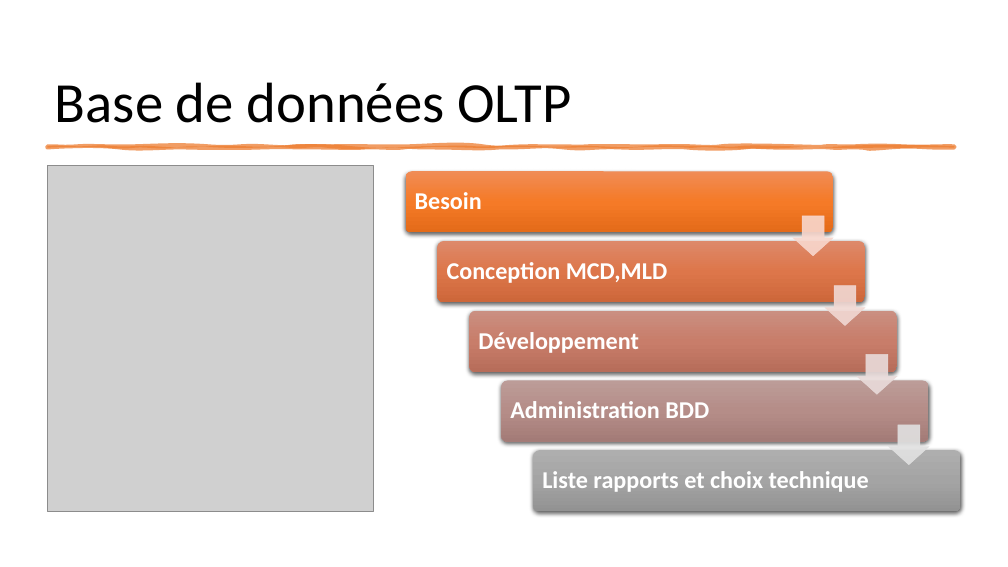
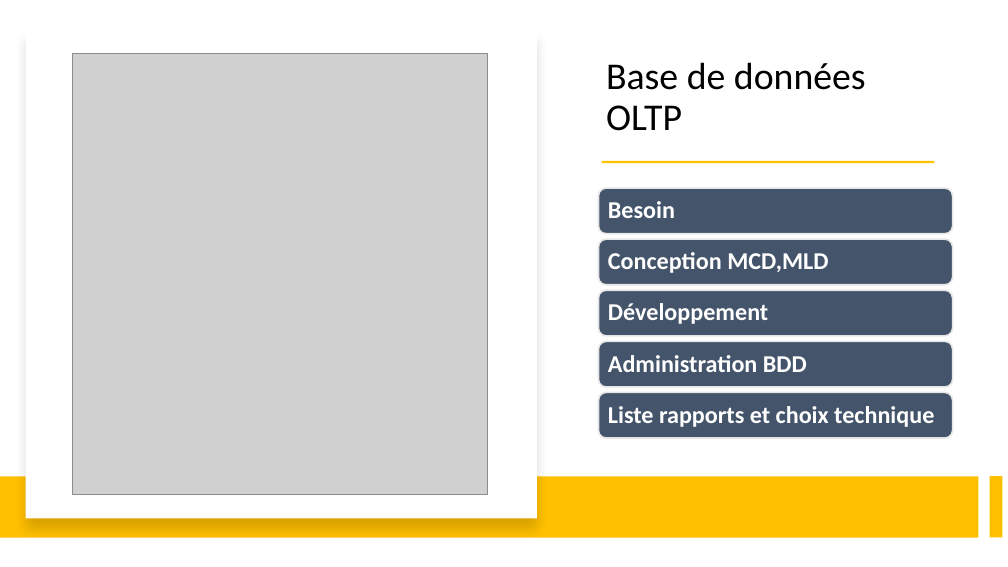
Before and after one commit to neopolitan2012/PT-LPBDD, a slide deck: slide 6 of Soutenance_PT.pptx. Drawn at 1008x567 pixels with LibreOffice and Linux fonts; fonts in the diff are those of the drawing; grey boxes stand for pictures. Boxes give left, top, right and bottom in pixels: in the first picture for what was removed or moved away, otherwise in the second. Text is boxed around its words. In the diff, an @@ line names an element or a change of style, - is before the commit and + after.

```diff
--- a/Soutenance_PT.pptx
+++ b/Soutenance_PT.pptx
@@ rectangle added at <box>26,29,537,519</box>, fill #FFFFFF @@
@@ picture: place and size @@
-picture at <box>48,166,374,512</box>
+picture at <box>73,54,488,494</box>
@@ title "Base de données OLTP": place and size @@
-title "Base de données OLTP" at <box>55,82,571,123</box>
+title "Base de données OLTP" at <box>606,62,866,131</box>
@@ title "Base de données OLTP" at <box>606,62,866,131</box>: size 54 to 36 pt @@
@@ freeform shape removed at <box>48,146,955,147</box> @@
@@ rectangle added at <box>602,161,935,163</box>, fill #FFC000 @@
@@ text "Besoin": place and size @@
-text "Besoin" at <box>415,192,482,209</box>
+text "Besoin" at <box>608,201,675,218</box>
@@ text "Conception MCD,MLD": place and size @@
-text "Conception MCD,MLD" at <box>447,262,667,283</box>
+text "Conception MCD,MLD" at <box>608,252,828,273</box>
@@ text "Développement": place and size @@
-text "Développement" at <box>478,332,638,353</box>
+text "Développement" at <box>608,303,768,324</box>
@@ group added at <box>599,188,953,387</box>: 4 rounded rectangles @@
@@ text "Administration BDD": place and size @@
-text "Administration BDD" at <box>510,401,709,418</box>
+text "Administration BDD" at <box>608,355,807,372</box>
@@ rounded rectangle: place and size @@
-rounded rectangle at <box>501,380,929,442</box>
+rounded rectangle at <box>599,392,953,438</box>
@@ rounded rectangle at <box>599,392,953,438</box>: fill gradient #BC9C99 to #B68E89 to #A47C78 to #44546A; outline none to #E7E6E6 1.5 pt; shadow off; proportions changed @@
@@ text "Liste rapports et choix technique": place and size @@
-text "Liste rapports et choix technique" at <box>542,471,869,492</box>
+text "Liste rapports et choix technique" at <box>608,406,934,427</box>
@@ group removed at <box>406,172,960,512</box>: 4 rounded rectangles, 4 down arrows @@
@@ rectangle added at <box>0,477,979,538</box>, fill #FFC000 @@
@@ rectangle added at <box>990,476,1003,538</box>, fill #FFC000 @@
```
Also in this commit, not shown: 11 other slides changed, 6 slides added, 2 slides removed.
